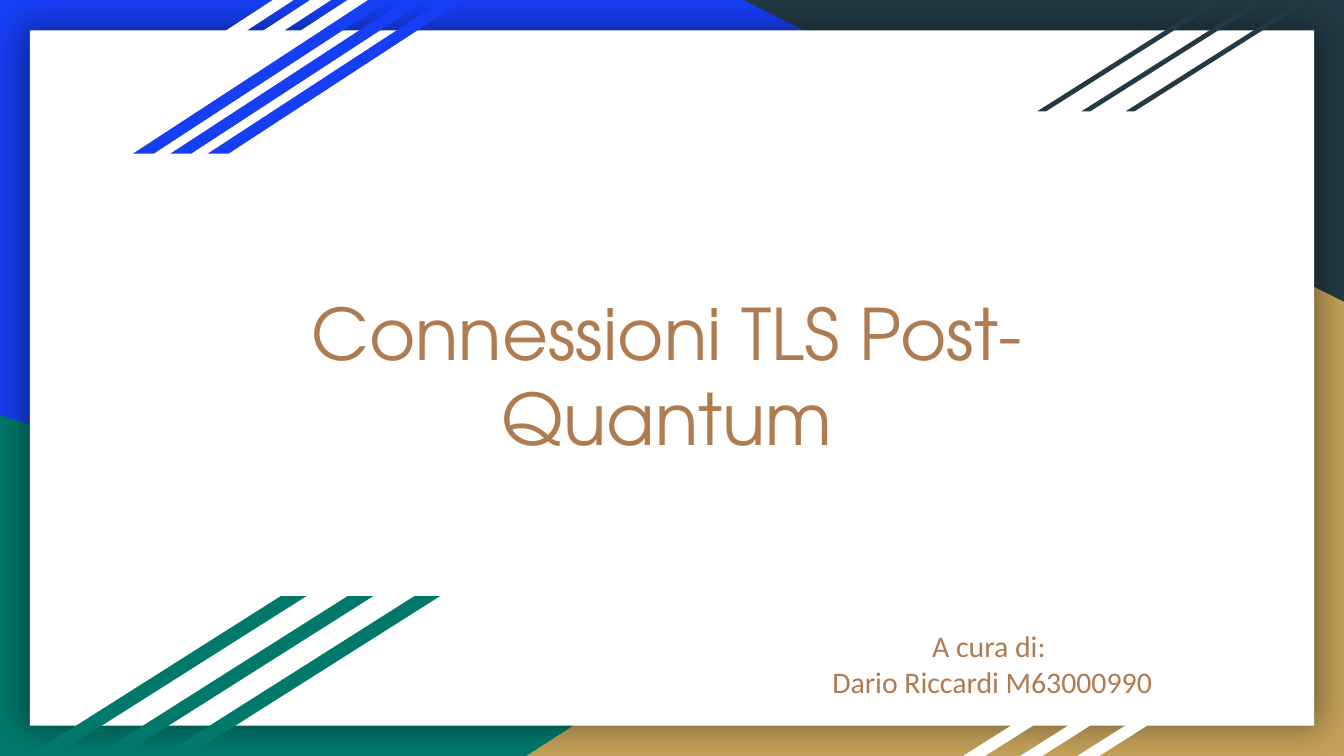
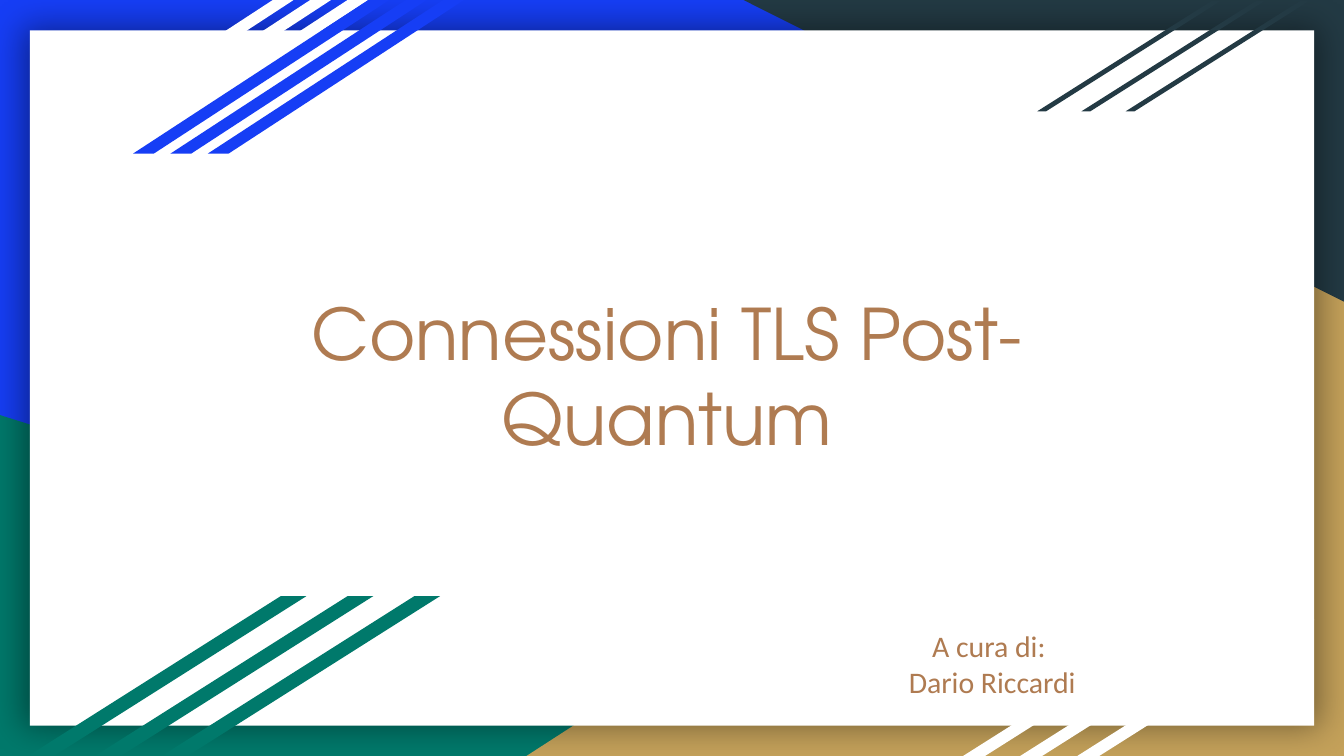
Before and after one commit to RiccardiDario/WebAppPostQuantum, a slide deck: slide 1 of PresentazioneProgetto.pptx. Drawn at 1344x756 pixels with LibreOffice and Linux fonts; fonts in the diff are those of the drawing. Boxes give left, top, right and bottom in pixels: in the first picture for what was removed or moved away, otherwise in the second. Text is boxed around its words. In the diff, an @@ line names an element or a change of style, - is before the commit and + after.

```diff
--- a/PresentazioneProgetto.pptx
+++ b/PresentazioneProgetto.pptx
@@ subtitle at bbox=[909, 672, 1076, 693]: text changed @@
-Dario Riccardi M63000990
+Dario Riccardi
```
Also in this commit, not shown: 2 other files.
